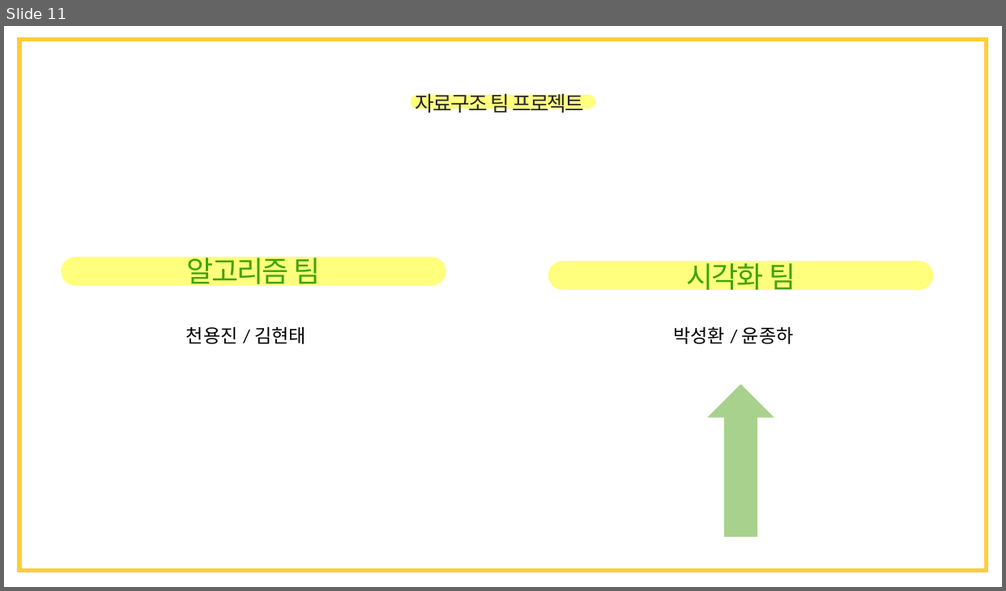
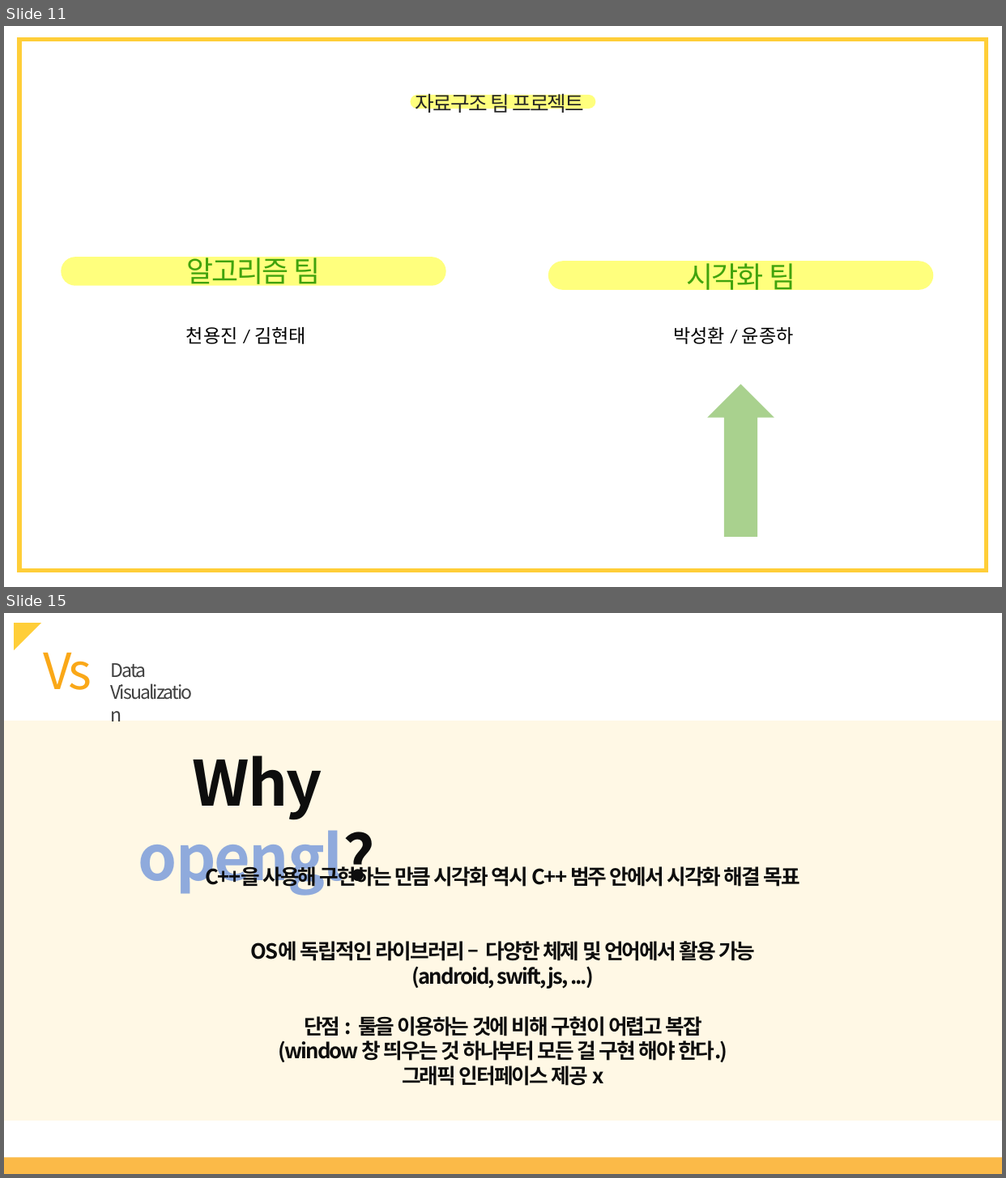
Before and after one commit to onemoonStudio/DataStructureDesign, a slide deck: presentation/final.pptx. Shown one above the other, each under a label of ours: slide 11 before the commit, slides 11 and 15 after it; the slides between them are not shown. The pictures are 1006x591 and 1006x1178 pixels, drawn with LibreOffice and Linux fonts; fonts in the diff are those of the drawing. Boxes give left, top, right and bottom in pixels: in the first picture for what was removed or moved away, otherwise in the second. Text is boxed around its words. In the diff, an @@ line names an element or a change of style, - is before the commit and + after.

```diff
--- a/presentation/final.pptx
+++ b/presentation/final.pptx
@@ slide 15 added at <box>4,613,1002,1174</box>, background #FFFFFF @@
@@ right triangle added at <box>14,623,41,650</box>, fill #FFCE38 @@
@@ text added at <box>43,653,91,690</box>, 48 pt, text #FAA818 @@
+Vs
@@ text added at <box>111,663,147,678</box>, 18 pt, text #404040 @@
+Data
+Visualization
@@ rectangle added at <box>4,721,1002,1122</box>, fill #FFCE38 at 13% opacity @@
@@ text added at <box>138,756,375,896</box>, 60 pt, text #8FAADC, bold @@
+Why opengl?
@@ text added at <box>206,862,800,1086</box>, 20 pt, text #0D0D0D, bold @@
+C++을 사용해 구현하는 만큼 시각화 역시 C++ 범주 안에서 시각화 해결 목표
+OS에 독립적인 라이브러리 – 다양한 체제 및 언어에서 활용 가능
+(android, swift, js, ...)
+단점 : 툴을 이용하는 것에 비해 구현이 어렵고 복잡
+(window 창 띄우는 것 하나부터 모든 걸 구현 해야 한다.)
+그래픽 인터페이스 제공 x
@@ rectangle added at <box>4,1158,1002,1174</box>, fill #FAA818 at 79% opacity @@
```
Also in this commit, not shown: 5 other slides added, 1 other file.
